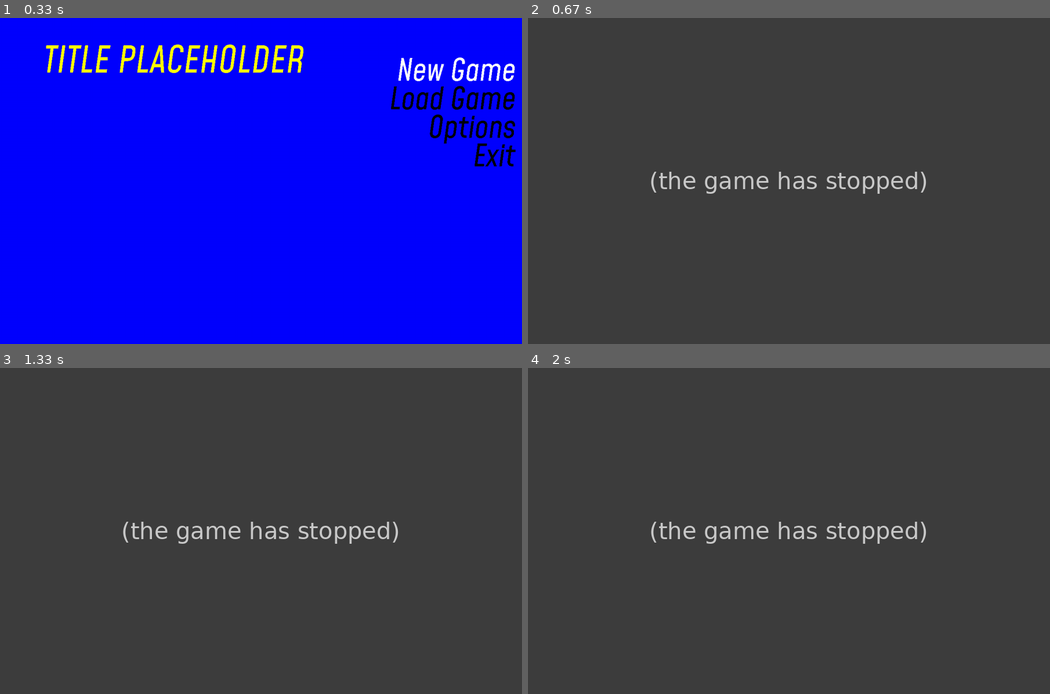
Above: before the commit, frames 1-4 (two rows, left to right).
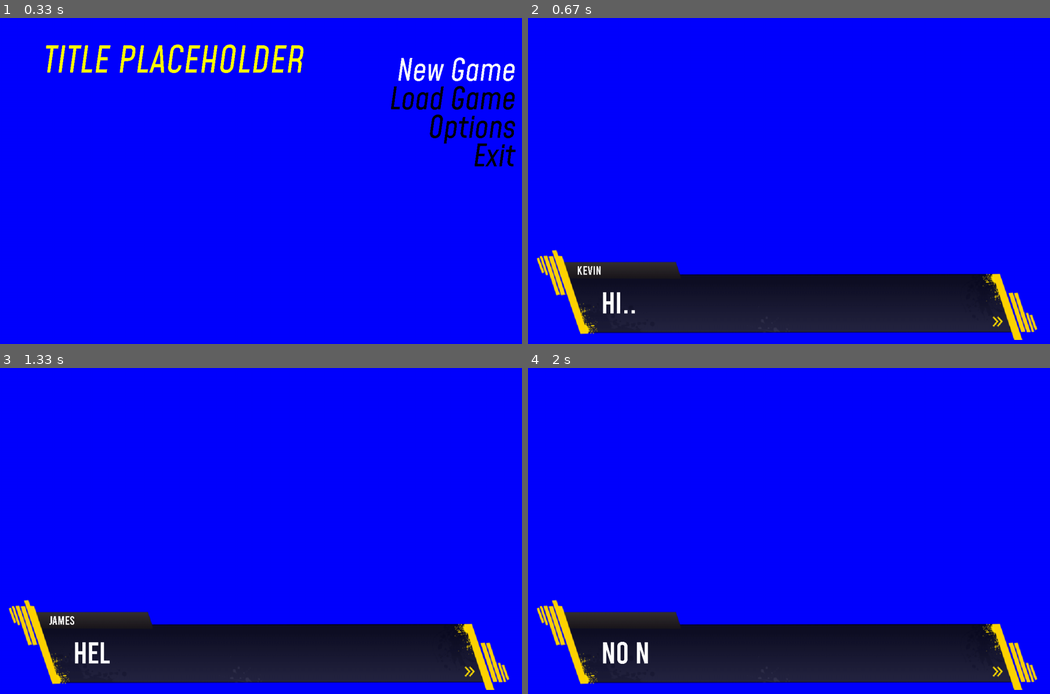
Above: after the commit, the same moments.

Repository: JLaoo/game
Game: pygame game, started from engine.py
Same seed, same stepped clock (60 frames per second), same inputs: the game is played once before the commit and once after it.
Inputs:
- Up to frame 1 (0.33 s): no input
- Up to frame 2 (0.67 s): tap X at 0.33 s
- Up to frame 3 (1.33 s): tap X at 0.67, 1.1 s
- Up to frame 4 (2 s): tap X at 1.4, 1.6 s

Frame 1 is identical in both runs. In frame 2, 100% of the frame differs, in the area x 0-100%, y 0-100%; in frame 3, 100%; in frame 4, 100%.
Before the commit the program exited at 0.33 s; later frames show no game.

Commit message:
integrated menu and new game

Diff:
--- a/engine.py
+++ b/engine.py
@@ -1,7 +1,7 @@
 import pygame
 from pygame.locals import *
 import os
-
+from story import *
 # Game Initialization
 pygame.init()
 pygame.display.set_caption("Game")
@@ -127,5 +127,7 @@
 		if event.type == pygame.QUIT:
 			crashed = True
 	choice = main_menu()
+	if choice == 'new_game':
+		main()
 	pygame.quit()
 	quit()
--- a/story.py
+++ b/story.py
@@ -0,0 +1,121 @@
+import pygame
+from pygame.locals import *
+import os
+import time
+#=====TEMPORARY=====
+
+# Game Initialization
+pygame.init()
+pygame.display.set_caption("Game")
+
+# Center the Game Application
+os.environ['SDL_VIDEO_CENTERED'] = '1'
+
+# Game Resolution
+screen_width = 1280
+screen_height = 800
+
+screen=pygame.display.set_mode((screen_width, screen_height))
+
+# Text Renderer
+def text_format(message, textFont, textSize, textColor):
+	newFont = pygame.font.Font(textFont, textSize)
+	newText = newFont.render(message, 0, textColor)
+
+	return newText
+
+# Colors
+white = (255, 255, 255)
+black = (0, 0, 0)
+gray = (50, 50, 50)
+red = (255, 0, 0)
+green = (0, 255, 0)
+blue = (0, 0, 255)
+yellow = (255, 255, 0)
+
+# Game Fonts
+menu_font = "fonts/Bebas.otf"
+
+# Game Framerate
+clock = pygame.time.Clock()
+FPS = 30
+
+#Static Objects
+textbox = pygame.image.load('images/textboxes/textbox_2.png').convert_alpha()
+textbox = pygame.transform.scale(textbox, (screen_width, screen_height))
+
+#=====TEMPORARY=====
+
+def setup():
+	global textbox
+	textbox_rect = textbox.get_rect()
+	screen.fill(blue)
+	for event in pygame.event.get():
+		if event.type == pygame.QUIT:
+			pygame.quit()
+			quit()
+
+	screen.blit(textbox, (screen_width/2 - textbox_rect[2]/2, -10))
+	# Update
+	pygame.display.update()
+	clock.tick(FPS)
+
+def display_text(name, string):
+	global textbox
+	textbox_rect = textbox.get_rect()
+	text = ''
+	skip = False
+	for i in range(len(string)):
+		for event in pygame.event.get():
+			if event.type == pygame.QUIT:
+				pygame.quit()
+				quit()
+			if event.type == pygame.KEYDOWN:
+				if event.key == pygame.K_x or event.key == pygame.K_z:
+					skip = True
+		if skip:
+			screen.fill(blue)
+			screen.blit(textbox, (screen_width/2 - textbox_rect[2]/2, -10))
+			formatted_text = text_format(string, menu_font, 75, white)
+			formatted_name = text_format(name, menu_font, 30, white)
+			text_rect = formatted_text.get_rect()
+			name_rect = formatted_name.get_rect()
+			screen.blit(formatted_text, (180, screen_height - 150))
+			screen.blit(formatted_name, (120, screen_height - 200))
+			pygame.display.update()
+			break
+		text += string[i]
+		screen.fill(blue)
+		screen.blit(textbox, (screen_width/2 - textbox_rect[2]/2, -10))
+		formatted_text = text_format(text, menu_font, 75, white)
+		formatted_name = text_format(name, menu_font, 30, white)
+		text_rect = formatted_text.get_rect()
+		name_rect = formatted_name.get_rect()
+		screen.blit(formatted_text, (180, screen_height - 150))
+		screen.blit(formatted_name, (120, screen_height - 200))
+		pygame.display.update()
+		pygame.time.wait(100)
+
+	while True:
+		for event in pygame.event.get():
+			if event.type == QUIT:
+				pygame.quit()
+				quit()
+			if event.type == pygame.KEYDOWN:
+				if event.key == pygame.K_x or event.key == pygame.K_z:
+					return
+
+script = [('Kevin', 'hi.....................'), ('James', 'hello.....................'), ('', 'no name! spooky!')]
+def main():
+	setup()
+	for line in script:
+		display_text(line[0], line[1])
+	while True:
+		for event in pygame.event.get():
+			if event.type == QUIT:
+				pygame.quit()
+				quit()
+			if event.type == pygame.KEYDOWN:
+				if event.key == pygame.K_x or event.key == pygame.K_z:
+					pygame.quit()
+					quit()
--- a/story_chapters/chap_1_1.py
+++ /dev/null
@@ -1,81 +0,0 @@
-import pygame
-import os
-import time
-from helper_functions import *
-#=====TEMPORARY=====
-
-# Game Initialization
-pygame.init()
-pygame.display.set_caption("Game")
-
-# Center the Game Application
-os.environ['SDL_VIDEO_CENTERED'] = '1'
-
-# Game Resolution
-screen_width = 1280
-screen_height = 800
-
-screen=pygame.display.set_mode((screen_width, screen_height))
-
-# Text Renderer
-def text_format(message, textFont, textSize, textColor):
-	newFont = pygame.font.Font(textFont, textSize)
-	newText = newFont.render(message, 0, textColor)
-
-	return newText
-
-# Colors
-white = (255, 255, 255)
-black = (0, 0, 0)
-gray = (50, 50, 50)
-red = (255, 0, 0)
-green = (0, 255, 0)
-blue = (0, 0, 255)
-yellow = (255, 255, 0)
-
-# Game Fonts
-menu_font = "fonts/mohave-italic.otf"
-
-# Game Framerate
-clock = pygame.time.Clock()
-FPS = 30
-
-#=====TEMPORARY=====
-def display_text(string):
-	text = ''
-	for i in range(len(string)):
-		text += string[i]
-		screen.fill(blue)
-		screen.blit(textbox, (screen_width/2 - textbox_rect[2]/2, -10))
-		text = text_format(text, menu_font, 75, white)
-		text_rect = text.get_rect()
-		screen.blit(text, (10, 10))
-		pygame.display.update()
-		pygame.tick(FPS)
-		pygame.time.wait(1000)
-
-
-def chap_1_1():
-	textbox = pygame.image.load('textboxes/textbox_2.png').convert_alpha()
-	textbox = pygame.transform.scale(textbox, (screen_width, screen_height))
-	textbox_rect = textbox.get_rect()
-	screen.fill(blue)
-	while True:
-		for event in pygame.event.get():
-			if event.type == pygame.QUIT:
-				pygame.quit()
-				quit()
-
-		screen.blit(textbox, (screen_width/2 - textbox_rect[2]/2, -10))
-		# Update
-		pygame.display.update()
-		clock.tick(FPS)
-
-crashed = False
-while not crashed:
-	for event in pygame.event.get():
-		if event.type == pygame.QUIT:
-			crashed = True
-	chap_1_1()
-	pygame.quit()
-	quit()
--- a/story_chapters/helper_functions.py
+++ /dev/null
@@ -1,19 +0,0 @@
-import pygame
-from pygame.locals import *
-
-def text_format(message, textFont, textSize, textColor):
-	newFont = pygame.font.Font(textFont, textSize)
-	newText = newFont.render(message, 0, textColor)
-
-	return newText
-
-def display_text_animation(screen, string):
-	text = ''
-	for i in range(len(string)):
-		text += string[i]
-		text_surface = text_format(text, 'Bebas.otf', 75, (0,0,0))
-		text_rect = text_surface.get_rect()
-		text_rect.center = (100, 100)
-		screen.blit(text_surface, text_rect)
-		pygame.display.update()
-		pygame.time.wait(100)
--- a/story_chapters/text_test.py
+++ /dev/null
@@ -1,118 +0,0 @@
-import pygame
-import os
-import time
-from helper_functions import *
-#=====TEMPORARY=====
-
-# Game Initialization
-pygame.init()
-pygame.display.set_caption("Game")
-
-# Center the Game Application
-os.environ['SDL_VIDEO_CENTERED'] = '1'
-
-# Game Resolution
-screen_width = 1280
-screen_height = 800
-
-screen=pygame.display.set_mode((screen_width, screen_height))
-
-# Text Renderer
-def text_format(message, textFont, textSize, textColor):
-	newFont = pygame.font.Font(textFont, textSize)
-	newText = newFont.render(message, 0, textColor)
-
-	return newText
-
-# Colors
-white = (255, 255, 255)
-black = (0, 0, 0)
-gray = (50, 50, 50)
-red = (255, 0, 0)
-green = (0, 255, 0)
-blue = (0, 0, 255)
-yellow = (255, 255, 0)
-
-# Game Fonts
-menu_font = "Bebas.otf"
-
-# Game Framerate
-clock = pygame.time.Clock()
-FPS = 30
-
-#Static Objects
-textbox = pygame.image.load('textboxes/textbox_2.png').convert_alpha()
-textbox = pygame.transform.scale(textbox, (screen_width, screen_height))
-
-#=====TEMPORARY=====
-
-def setup():
-	global textbox
-	textbox_rect = textbox.get_rect()
-	screen.fill(blue)
-	for event in pygame.event.get():
-		if event.type == pygame.QUIT:
-			pygame.quit()
-			quit()
-
-	screen.blit(textbox, (screen_width/2 - textbox_rect[2]/2, -10))
-	# Update
-	pygame.display.update()
-	clock.tick(FPS)
-
-def display_text(name, string):
-	global textbox
-	textbox_rect = textbox.get_rect()
-	text = ''
-	skip = False
-	for i in range(len(string)):
-		for event in pygame.event.get():
-			if event.type == pygame.QUIT:
-				pygame.quit()
-				quit()
-			if event.type == pygame.KEYDOWN:
-				if event.key == pygame.K_x or event.key == pygame.K_z:
-					skip = True
-		if skip:
-			screen.fill(blue)
-			screen.blit(textbox, (screen_width/2 - textbox_rect[2]/2, -10))
-			formatted_text = text_format(string, menu_font, 75, white)
-			formatted_name = text_format(name, menu_font, 30, white)
-			text_rect = formatted_text.get_rect()
-			name_rect = formatted_name.get_rect()
-			screen.blit(formatted_text, (180, screen_height - 150))
-			screen.blit(formatted_name, (120, screen_height - 200))
-			pygame.display.update()
-			break
-		text += string[i]
-		screen.fill(blue)
-		screen.blit(textbox, (screen_width/2 - textbox_rect[2]/2, -10))
-		formatted_text = text_format(text, menu_font, 75, white)
-		formatted_name = text_format(name, menu_font, 30, white)
-		text_rect = formatted_text.get_rect()
-		name_rect = formatted_name.get_rect()
-		screen.blit(formatted_text, (180, screen_height - 150))
-		screen.blit(formatted_name, (120, screen_height - 200))
-		pygame.display.update()
-		pygame.time.wait(100)
-
-	while True:
-		for event in pygame.event.get():
-			if event.type == QUIT:
-				pygame.quit()
-				quit()
-			if event.type == pygame.KEYDOWN:
-				if event.key == pygame.K_x or event.key == pygame.K_z:
-					return
-
-script = [('Kevin', 'hi.....................'), ('James', 'hello.....................'), ('', 'no name! spooky!')]
-def main():
-	setup()
-	for line in script:
-		display_text(line[0], line[1])
-	while True:
-		for event in pygame.event.get():
-			if event.type == QUIT:
-				pygame.quit()
-				quit()
-main()
--- a/test.py
+++ /dev/null
@@ -1,129 +0,0 @@
-import pygame
-from pygame.locals import *
-import os
-
-# Game Initialization
-pygame.init()
-
-# Center the Game Application
-os.environ['SDL_VIDEO_CENTERED'] = '1'
-
-# Game Resolution
-screen_width = 800
-screen_height = 600
-screen=pygame.display.set_mode((screen_width, screen_height))
-
-# Text Renderer
-def text_format(message, textFont, textSize, textColor):
-	newFont = pygame.font.Font(textFont, textSize)
-	newText = newFont.render(message, 0, textColor)
-
-	return newText
-
-
-# Colors
-white = (255, 255, 255)
-black = (0, 0, 0)
-gray = (50, 50, 50)
-red = (255, 0, 0)
-green = (0, 255, 0)
-blue = (0, 0, 255)
-yellow = (255, 255, 0)
-
-# Game Fonts
-font = "Fonts/Bebas.otf"
-
-
-# Game Framerate
-clock = pygame.time.Clock()
-FPS = 30
-# Main Menu
-def main_menu():
-
-	menu = True
-	selected = 'new_game'
-
-	while menu:
-		for event in pygame.event.get():
-			if event.type == pygame.QUIT:
-				pygame.quit()
-				quit()
-			if event.type == pygame.KEYDOWN:
-				if event.key == pygame.K_UP:
-					if selected == 'new_game':
-						selected = 'exit'
-					elif selected == 'load_game':
-						selected = 'new_game'
-					elif selected == 'options':
-						selected = 'load_game'
-					else:
-						selected = 'options'
-				elif event.key == pygame.K_DOWN:
-					if selected == 'new_game':
-						selected = 'load_game'
-					elif selected == 'load_game':
-						selected = 'options'
-					elif selected == 'options':
-						selected = 'exit'
-					else:
-						selected = 'new_game'
-				if event.key == pygame.K_x:
-					if selected == "new_game":
-						return 0
-					if selected == 'load_game':
-						return 1
-					if selected == 'options':
-						return 2
-					if selected == 'exit':
-						pygame.quit()
-						quit()
-				if event.key == pygame.K_z:
-					selected = 'exit'
-
-		# Main Menu UI
-		screen.fill(blue)
-		title = text_format("Test", font, 90, yellow)
-		if selected == "new_game":
-			text_new_game = text_format("New Game", font, 75, white)
-		else:
-			text_new_game = text_format("New Game", font, 75, black)
-		if selected == "load_game":
-			text_load_game=text_format("Load Game", font, 75, white)
-		else:
-			text_load_game = text_format("Load Game", font, 75, black)
-		if selected == "options":
-			text_options = text_format("Options", font, 75, white)
-		else:
-			text_options = text_format("Options", font, 75, black)
-		if selected == "exit":
-			text_exit = text_format("Exit", font, 75, white)
-		else:
-			text_exit = text_format("Exit", font, 75, black)
-		title_rect = title.get_rect()
-		new_game_rect = text_new_game.get_rect()
-		load_game_rect = text_load_game.get_rect()
-		options_rect = text_options.get_rect()
-		exit_rect = text_exit.get_rect()
-
-		# Main Menu Text
-		screen.blit(title, (screen_width/2 - (title_rect[2]/2), 10))
-		screen.blit(text_new_game, (screen_width - (new_game_rect[2] + 15), 80))
-		screen.blit(text_load_game, (screen_width - (load_game_rect[2] + 15), 150))
-		screen.blit(text_options, (screen_width - (options_rect[2] + 15), 220))
-		screen.blit(text_exit, (screen_width - (exit_rect[2] + 15), 290))
-		pygame.display.update()
-		clock.tick(FPS)
-		pygame.display.set_caption("Game")
-
-def begin_game():
-	None
-
-# Main Game Loop
-crashed = False
-while not crashed:
-	for event in pygame.event.get():
-		if event.type == pygame.QUIT:
-			crashed = True
-	choice = main_menu()
-	pygame.quit()
-	quit()
Renamed: story_chapters/textboxes/textbox_1.png -> images/textboxes/textbox_1.png
Renamed: story_chapters/textboxes/textbox_2.png -> images/textboxes/textbox_2.png
Renamed: story_chapters/textboxes/textbox_3.png -> images/textboxes/textbox_3.png
Binary file removed: story_chapters/Bebas.otf
Not shown, changed: .DS_Store
Not shown, changed: Images/.DS_Store
Not shown, changed: story_chapters/.DS_Store
Not shown, removed: story_chapters/textboxes/.DS_Store
